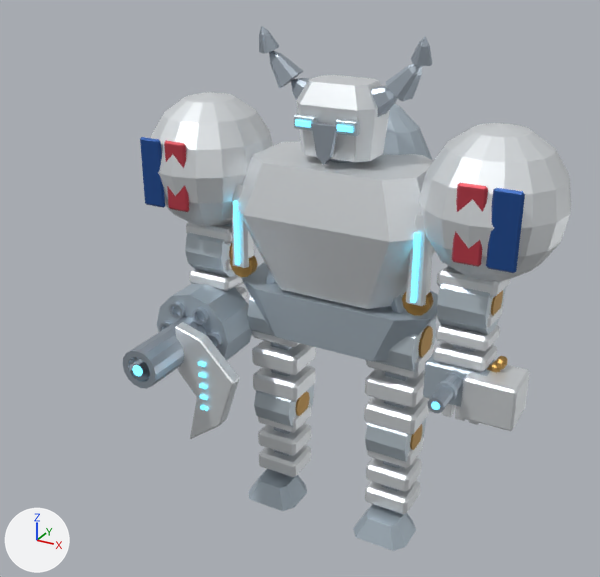
A saved change to the glTF model public/assets/models/reference/t01.glb.
Rendered twice from a 50 mm lens placed at (4.0, -8.3, 7.18), pointed at (-0.13, -0.79, 3.43). Arrows for +X, +Y and +Z are at lower left; the lights stay in place. The picture after the commit comes second. Both versions are drawn at frame 13 of the action 'light'; the numbers are the values there.

Before the edit, the objects in view are built like this:
```python
me_export_knee_l_armor = bpy.data.meshes.new('Export_knee_l_armor')
me_export_knee_l_armor.from_pydata(...)  # 72 vertices, 132 faces; spans x -0.29..0.29, y -0.256..0.256, z -1.047..-0.096
me_export_knee_l_armor.materials.append(mat_armor)  # white #edf1f4
ob_elbow_l = bpy.data.objects.new('elbow_l', None)
ob_elbow_l.parent = ob_shoulder_l
ob_elbow_l.location = (0.0, -0.1, -0.95)
ob_elbow_r = bpy.data.objects.new('elbow_r', None)
ob_elbow_r.parent = ob_shoulder_r
ob_elbow_r.location = (0.0, -0.1, -0.95)
ob_export_knee_l_armor = bpy.data.objects.new('Export_knee_l_armor', me_export_knee_l_armor)
ob_export_knee_l_armor.parent = ob_knee_l
ob_export_knee_l_armor.location = (0.0, 0.0, 0.0)
ob_gun = bpy.data.objects.new('gun', None)
ob_gun.parent = ob_wrist_l
ob_gun.location = (0.0, -0.15, 0.0)
ob_heavy = bpy.data.objects.new('heavy', None)
ob_heavy.parent = ob_wrist_r
ob_heavy.location = (0.0, -0.1, -0.1)
ob_shoulder_l = bpy.data.objects.new('shoulder_l', None)
ob_shoulder_l.parent = ob_chest
ob_shoulder_l.location = (1.65, -0.05, 0.5)
ob_shoulder_r = bpy.data.objects.new('shoulder_r', None)
ob_shoulder_r.parent = ob_chest
ob_shoulder_r.location = (-1.65, -0.05, 0.5)
# also in view: 'Export_heavy_steel' at (-1.65, -1.05, 2.5); 'Export_ankle_l_shade' at (0.8, -0.21, 0.13); 'Export_chest_armor' at (0.0, 0.0, 3.97); 'Export_shoulder_r_armor' at (-1.77, -0.05, 4.44); 'Export_gun_armor' at (2.07, -0.38, 2.48)
```
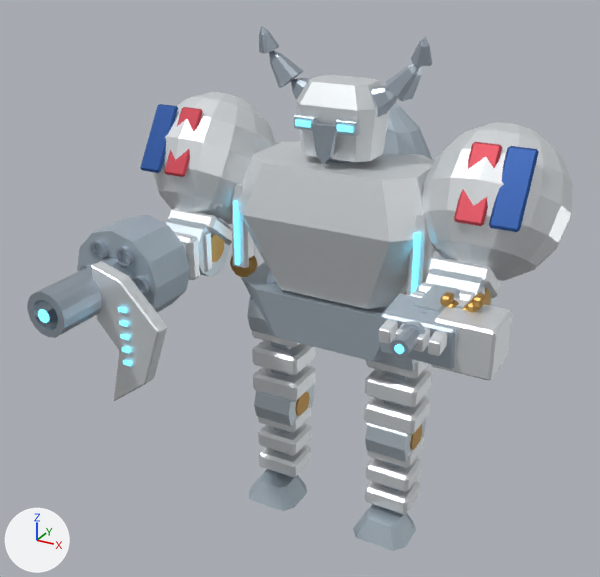
Not drawn themselves, but carrying or shaping drawn objects: ob_shoulder_l, ob_elbow_l, ob_gun, ob_shoulder_r, ob_elbow_r, ob_heavy.

Where the change shows, as pixel boxes [x1, y1, x2, y2] in the pictures (600 x 577 px):
'Export_shoulder_l_armor', turned
    before: [419, 123, 571, 298]
    after: [422, 123, 573, 298]
'Export_shoulder_r_armor', turned
    before: [151, 92, 273, 244]
    after: [153, 92, 276, 244]
'Export_heavy_armor', turned
    before: [175, 322, 239, 439]
    after: [91, 261, 167, 401]
'Export_heavy_shade', turned
    before: [157, 284, 252, 361]
    after: [77, 215, 190, 313]
'Export_heavy_steel', turned
    before: [123, 302, 222, 389]
    after: [27, 240, 150, 338]
'Export_gun_armor', turned
    before: [460, 365, 530, 431]
    after: [431, 298, 512, 381]
'Export_shoulder_l_blue', turned
    before: [486, 188, 525, 273]
    after: [489, 146, 539, 232]
'Export_elbow_l_dark', turned
    before: [437, 266, 505, 335]
    after: [426, 268, 493, 306]
'Export_wrist_l_shade', turned
    before: [423, 354, 495, 407]
    after: [381, 294, 463, 369]
'Export_elbow_l_armor', turned
    before: [433, 305, 503, 373]
    after: [410, 278, 485, 301]
'Export_shoulder_l_red', turned
    before: [452, 183, 488, 267]
    after: [454, 142, 502, 226]
'Export_shoulder_r_blue', turned
    before: [140, 137, 165, 208]
    after: [140, 104, 178, 173]
'Export_elbow_r_dark', turned
    before: [185, 223, 236, 277]
    after: [166, 217, 230, 276]
'Export_elbow_r_armor', turned
    before: [189, 259, 247, 299]
    after: [174, 231, 212, 280]
'Export_shoulder_r_red', turned
    before: [164, 141, 189, 212]
    after: [164, 107, 203, 177]
'Export_wrist_l_armor', turned
    before: [428, 404, 479, 425]
    after: [379, 320, 447, 356]
'Export_gun_recoil_steel', turned
    before: [427, 374, 462, 413]
    after: [390, 322, 422, 358]
'Export_gun_brass', turned
    before: [487, 356, 508, 373]
    after: [440, 292, 486, 312]
'Export_gun_recoil_dark', turned (mostly hidden before)
    before: [446, 364, 469, 371]
    after: [413, 284, 460, 312]
'Export_gun_recoil_shade', turned
    before: [434, 370, 465, 403]
    after: [401, 310, 428, 334]
'Export_heavy_glow', turned
    before: [198, 362, 208, 411]
    after: [118, 307, 131, 367]
'Export_elbow_r_brass', turned (mostly hidden before)
    before: [229, 243, 233, 259]
    after: [211, 234, 224, 262]
'Export_elbow_l_brass', turned
    before: [491, 290, 503, 315]
    after: [484, 288, 491, 305]
'Export_heavy_muzzle_glow', turned
    before: [132, 365, 143, 376]
    after: [38, 309, 50, 323]
'Export_light_muzzle_glow', turned
    before: [431, 402, 440, 410]
    after: [394, 344, 404, 354]
'Export_elbow_l_steel', turned (not visible afterwards)
    before: [453, 345, 475, 352]

The change, as a diff of the scene's bpy script:
```diff
--- a/public/assets/models/reference/t01.glb.py
+++ b/public/assets/models/reference/t01.glb.py
@@ ob_shoulder_l @@
 ob_shoulder_l.location = (1.65, -0.05, 0.5)
+ob_shoulder_l.rotation_euler = (-0.548, 0.0, 0.0)  # degrees (-31, 0, 0)
@@ ob_elbow_l @@
 ob_elbow_l.location = (0.0, -0.1, -0.95)
+ob_elbow_l.rotation_euler = (-0.918, 0.0, 0.0)  # degrees (-53, 0, 0)
@@ ob_gun @@
 ob_gun.location = (0.0, -0.15, 0.0)
+ob_gun.rotation_euler = (1.466, 0.0, 0.0)  # degrees (84, 0, 0)
@@ ob_shoulder_r @@
 ob_shoulder_r.location = (-1.65, -0.05, 0.5)
+ob_shoulder_r.rotation_euler = (-0.548, 0.0, 0.0)  # degrees (-31, 0, 0)
@@ ob_elbow_r @@
 ob_elbow_r.location = (0.0, -0.1, -0.95)
+ob_elbow_r.rotation_euler = (-0.918, 0.0, 0.0)  # degrees (-53, 0, 0)
@@ ob_heavy @@
 ob_heavy.location = (0.0, -0.1, -0.1)
+ob_heavy.rotation_euler = (1.466, 0.0, 0.0)  # degrees (84, 0, 0)
```
